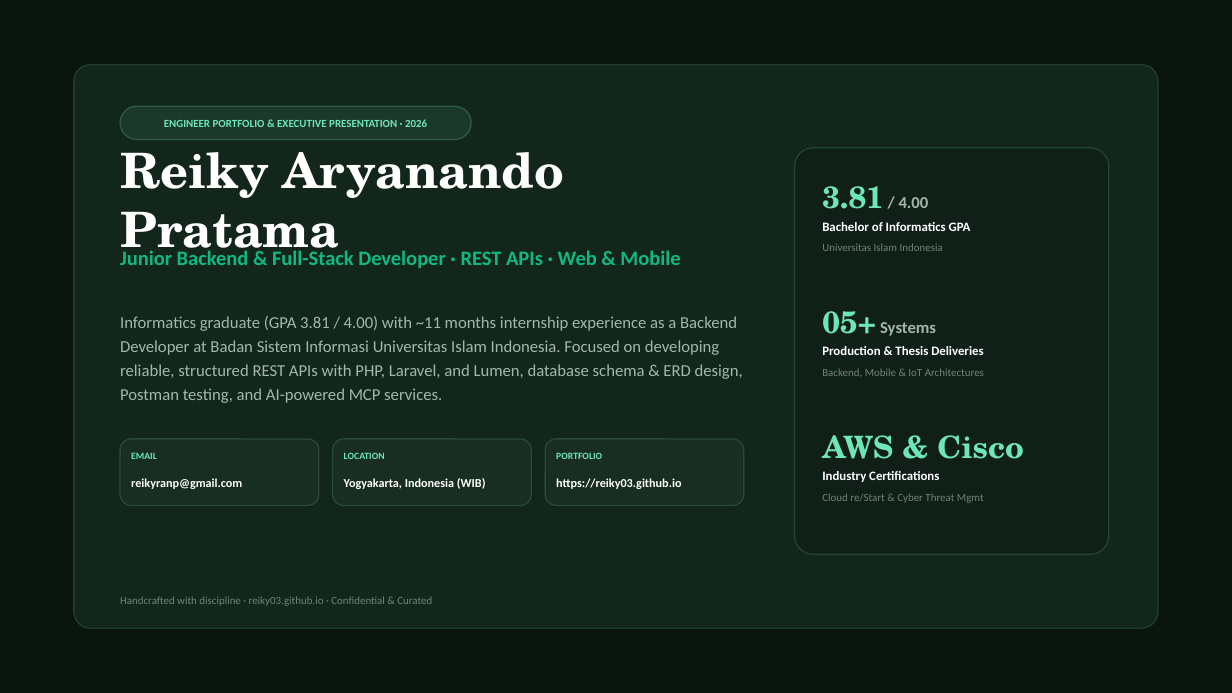
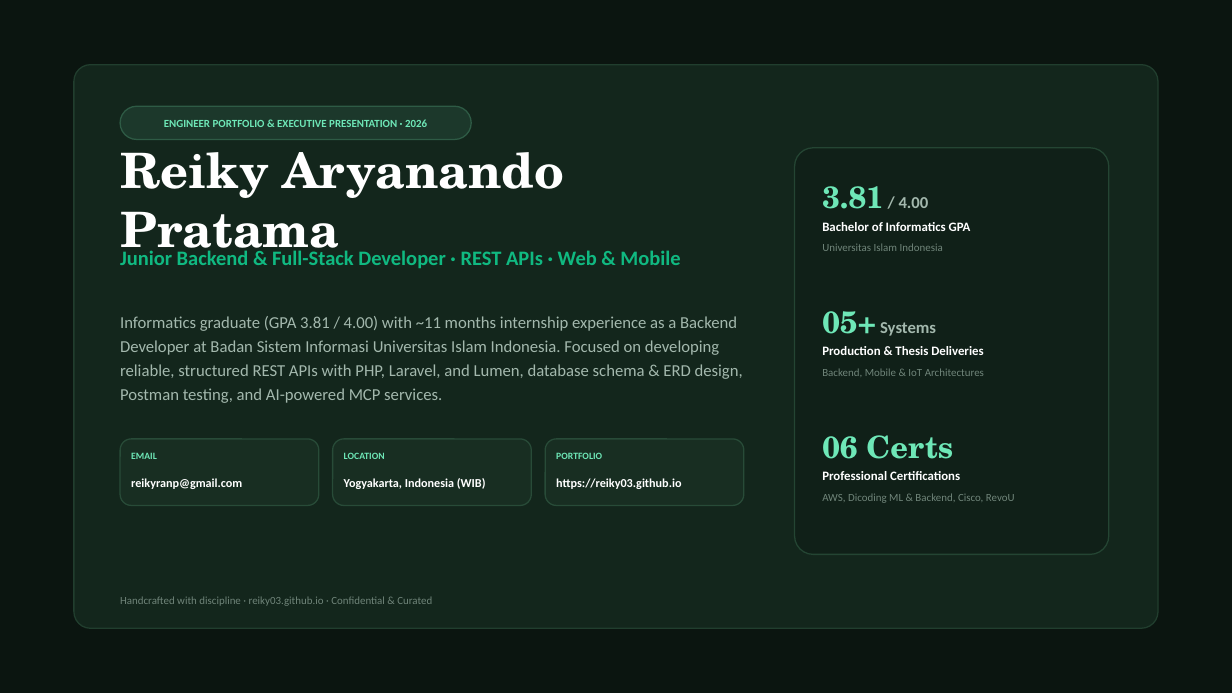
Before and after one commit to reiky03/portfolio, a slide deck: slide 1 of public/reiky-portfolio-presentation.pptx. Drawn at 1232x693 pixels with LibreOffice and Linux fonts; fonts in the diff are those of the drawing. Boxes give left, top, right and bottom in pixels: in the first picture for what was removed or moved away, otherwise in the second. Text is boxed around its words. In the diff, an @@ line names an element or a change of style, - is before the commit and + after.

Commit message:
feat(profile): add Dicoding Machine Learning certification to credentials

```diff
--- a/public/reiky-portfolio-presentation.pptx
+++ b/public/reiky-portfolio-presentation.pptx
@@ text at box(822, 435, 953, 459): text changed @@
-AWS & Cisco
+06 Certs
@@ text at box(822, 471, 960, 480): text changed @@
-Industry Certifications
+Professional Certifications
@@ text at box(822, 493, 1015, 503): text changed @@
-Cloud re/Start & Cyber Threat Mgmt
+AWS, Dicoding ML & Backend, Cisco, RevoU
```
Also in this commit, not shown: 1 other slide changed, 3 other files.
